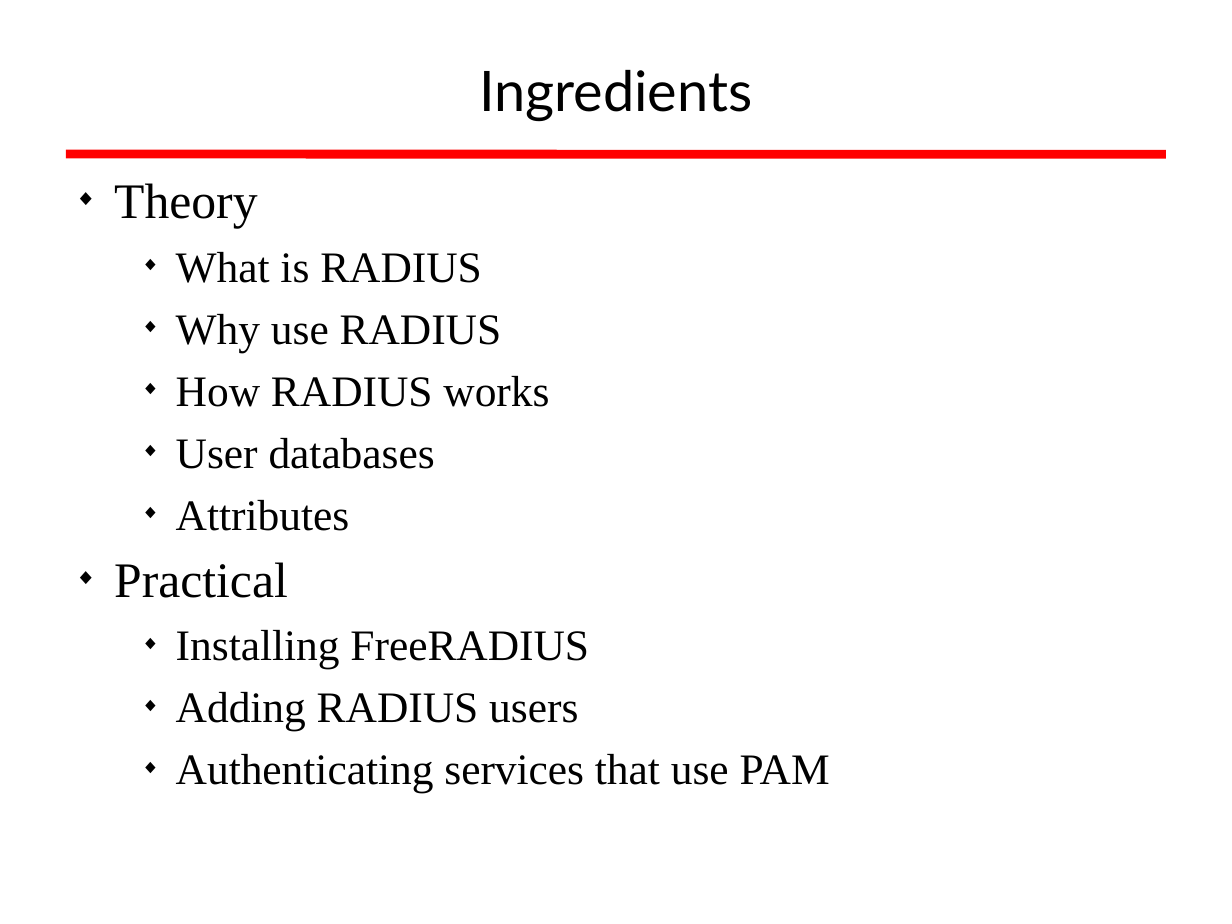
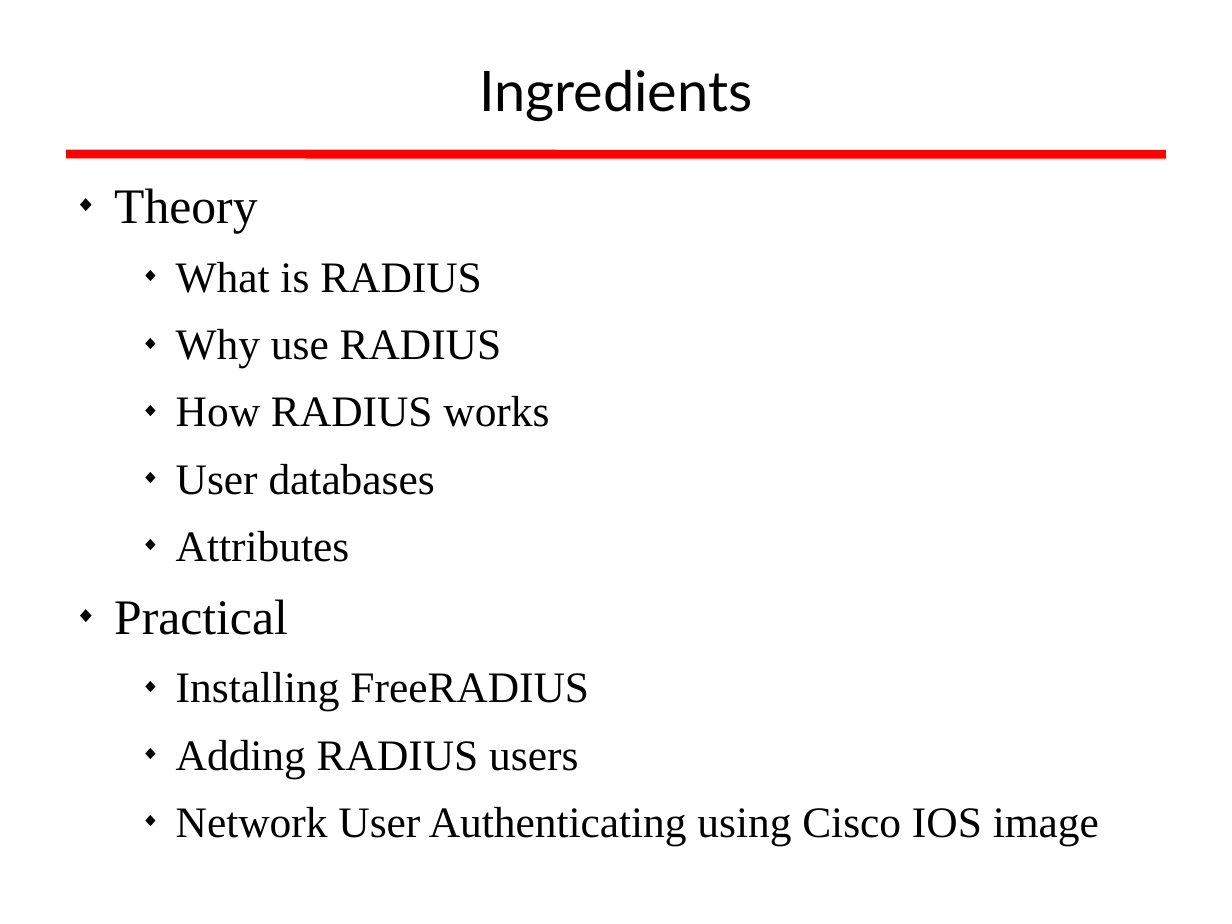
Before and after one commit to afnog/afnog.github.io, a slide deck: slide 2 of sse/radius/radius_presentation.ppt. Drawn at 1232x924 pixels with LibreOffice and Linux fonts; fonts in the diff are those of the drawing; background and template pictures are left out. Boxes give left, top, right and bottom in pixels: in the first picture for what was removed or moved away, otherwise in the second. Text is boxed around its words. In the diff, an @@ line names an element or a change of style, - is before the commit and + after.

```diff
--- a/sse/radius/radius_presentation.ppt
+++ b/sse/radius/radius_presentation.ppt
@@ text at (114, 188, 589, 778): line spacing 0.85 to 0.95 @@
@@ text at (176, 807, 1099, 846): text changed @@
-  ◆ Authenticating services that use PAM
+  ◆ Network User Authenticating using Cisco IOS image
```
Also in this commit, not shown: 22 other slides changed, 7 slides added, 2 slides removed, 5 other files.
